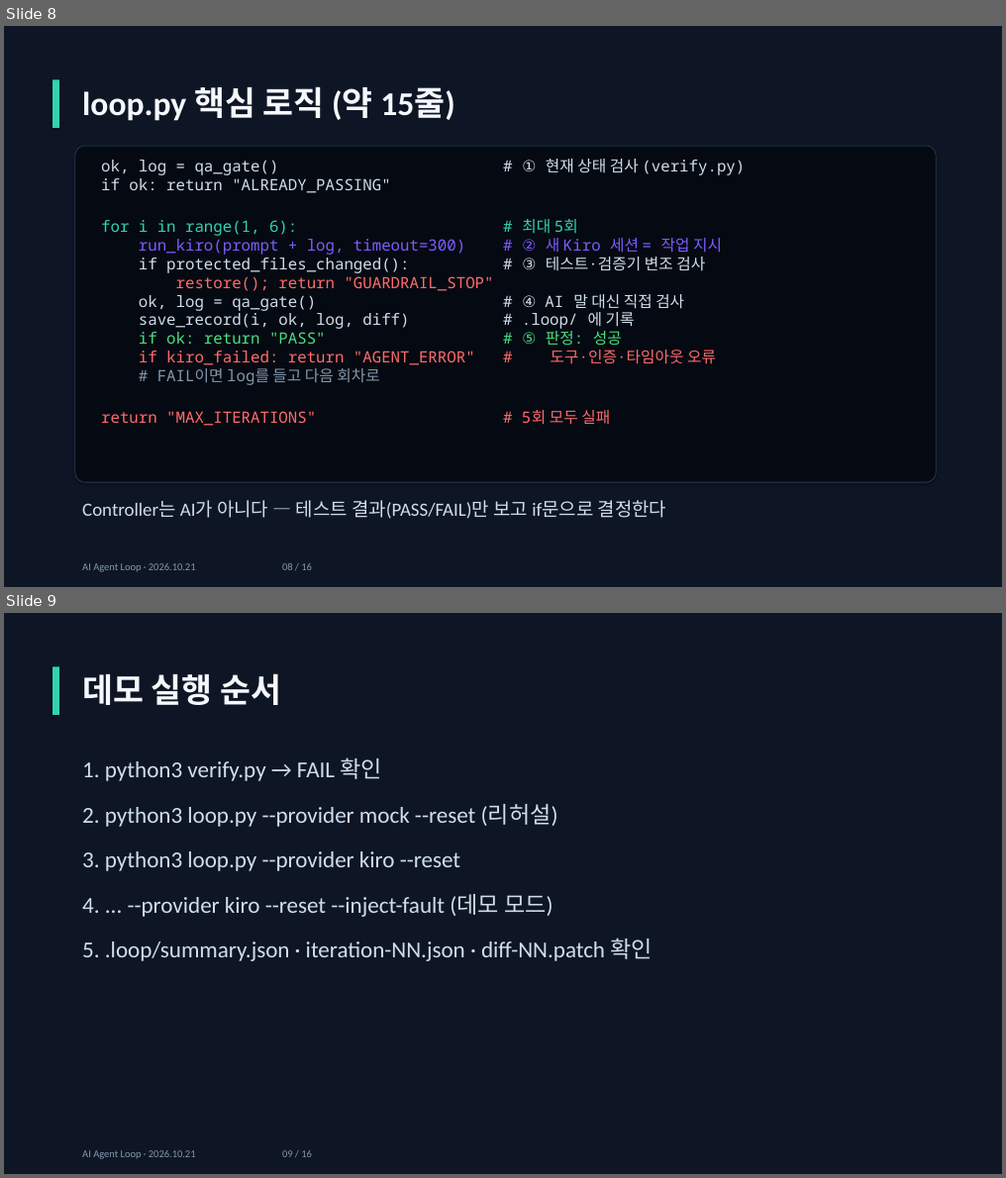
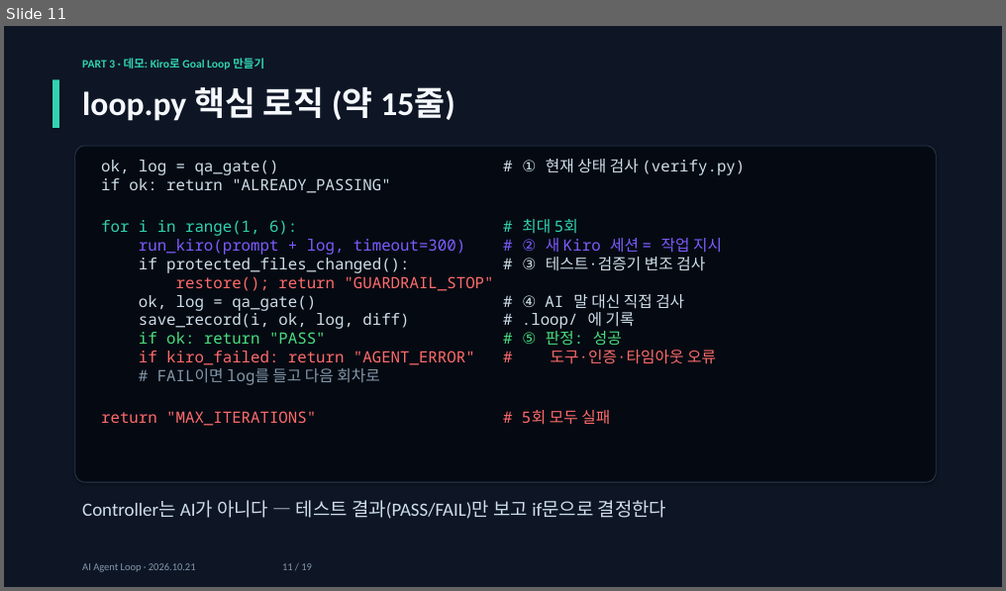
Before and after one commit to jaewon-i/kiro-agent-loop-demo, a slide deck: docs/AI_Agent_Loop.pptx. Shown one above the other, each under a label of ours: slides 8 and 9 before the commit, slide 11 after it. The pictures are 1006x1178 and 1006x591 pixels, drawn with LibreOffice and Linux fonts; fonts in the diff are those of the drawing. Boxes give left, top, right and bottom in pixels: in the first picture for what was removed or moved away, otherwise in the second. Text is boxed around its words. In the diff, an @@ line names an element or a change of style, - is before the commit and + after.

```diff
--- a/docs/AI_Agent_Loop.pptx
+++ b/docs/AI_Agent_Loop.pptx
@@ slide 9 removed at (4,613,1002,1174), background #0E1625 @@
@@ rectangle removed at (53,666,59,715) @@
@@ text removed at (82,673,281,705) @@
-데모 실행 순서
@@ text removed at (82,758,652,961) @@
-1. python3 verify.py → FAIL 확인
-2. python3 loop.py --provider mock --reset (리허설)
-3. python3 loop.py --provider kiro --reset
-4. ... --provider kiro --reset --inject-fault (데모 모드)
-5. .loop/summary.json · iteration-NN.json · diff-NN.patch 확인
@@ text removed at (82,1151,312,1159) @@
-AI Agent Loop · 2026.10.21 09 / 16
@@ what was slide 8 is now slide 11 @@
@@ slide 11 changed as well @@
@@ text added at (82,58,264,70), 11 pt, text #31D3B1, bold @@
+PART 3 · 데모: Kiro로 Goal Loop 만들기
@@ text at (82,564,312,572): text changed @@
-AI Agent Loop · 2026.10.21 08 / 16
+AI Agent Loop · 2026.10.21 11 / 19
```
Also in this commit, not shown: 10 other slides changed, 8 slides added, 4 other slides removed.
